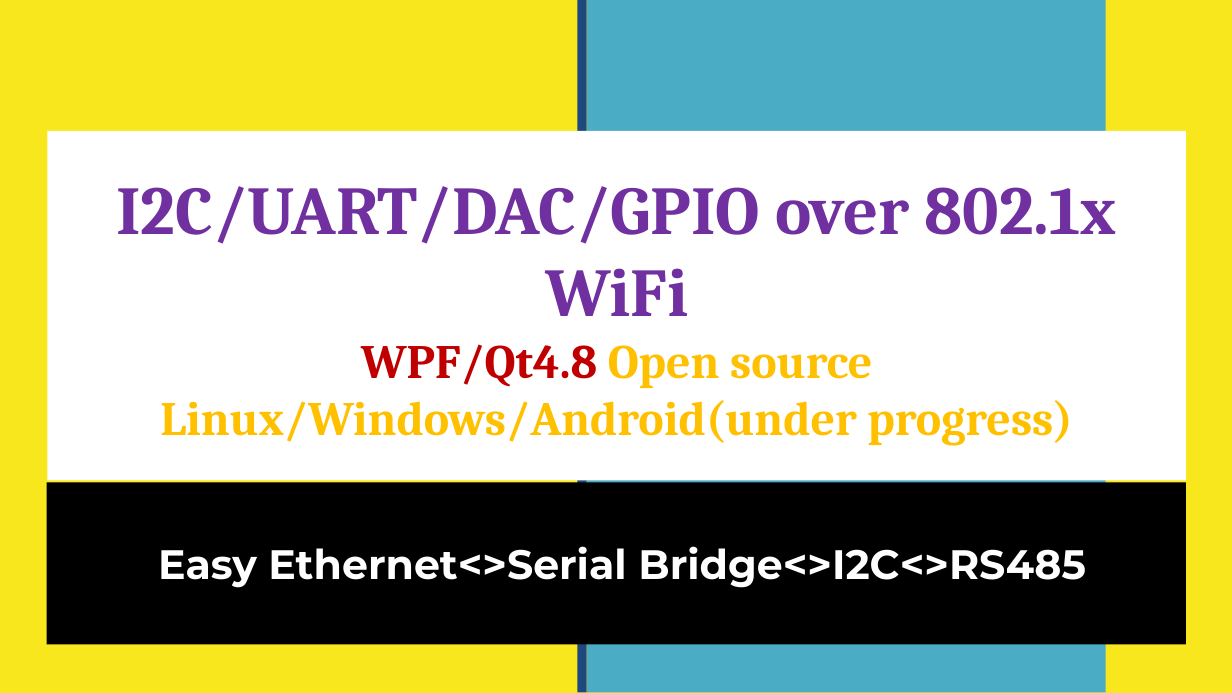
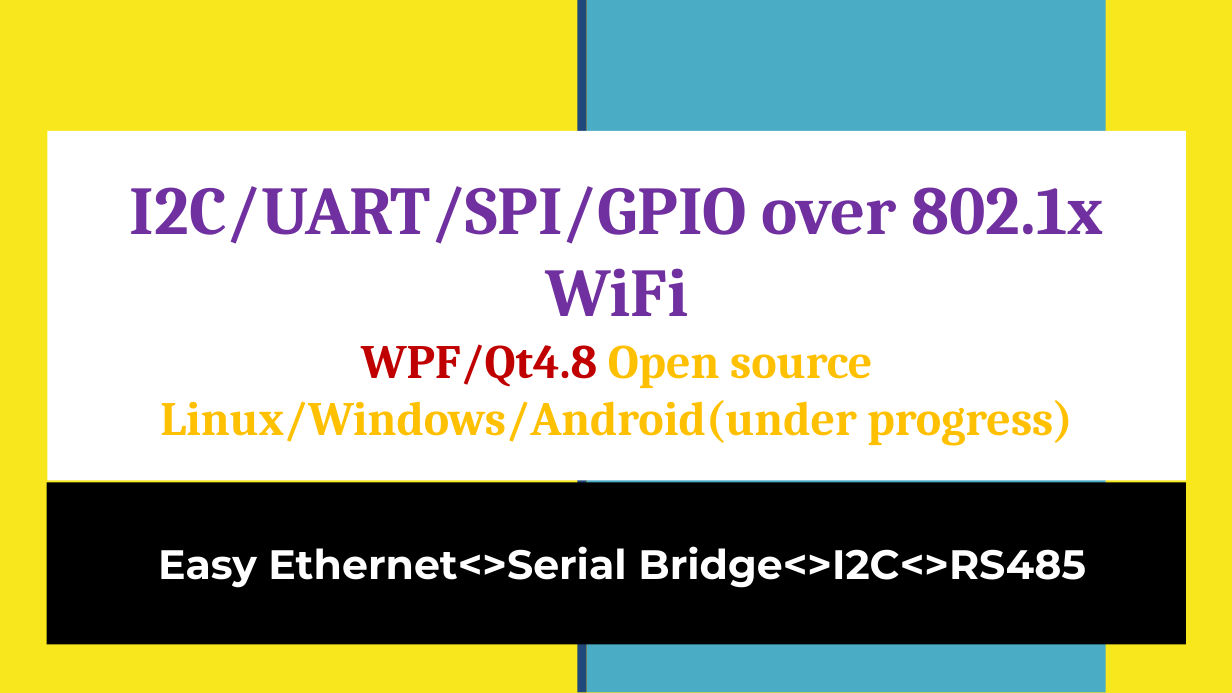
Before and after one commit to natashaiwscope/iot_hw, a slide deck: slide 1 of ppt/wireless.pptx. Drawn at 1232x693 pixels with LibreOffice and Linux fonts; fonts in the diff are those of the drawing. Boxes give left, top, right and bottom in pixels: in the first picture for what was removed or moved away, otherwise in the second. Text is boxed around its words. In the diff, an @@ line names an element or a change of style, - is before the commit and + after.

```diff
--- a/ppt/wireless.pptx
+++ b/ppt/wireless.pptx
@@ text in rectangle at box(130, 186, 1103, 316): text changed @@
-I2C/UART/DAC/GPIO over 802.1x WiFi
+I2C/UART/SPI/GPIO over 802.1x WiFi
```
Also in this commit, not shown: 8 other slides changed.
